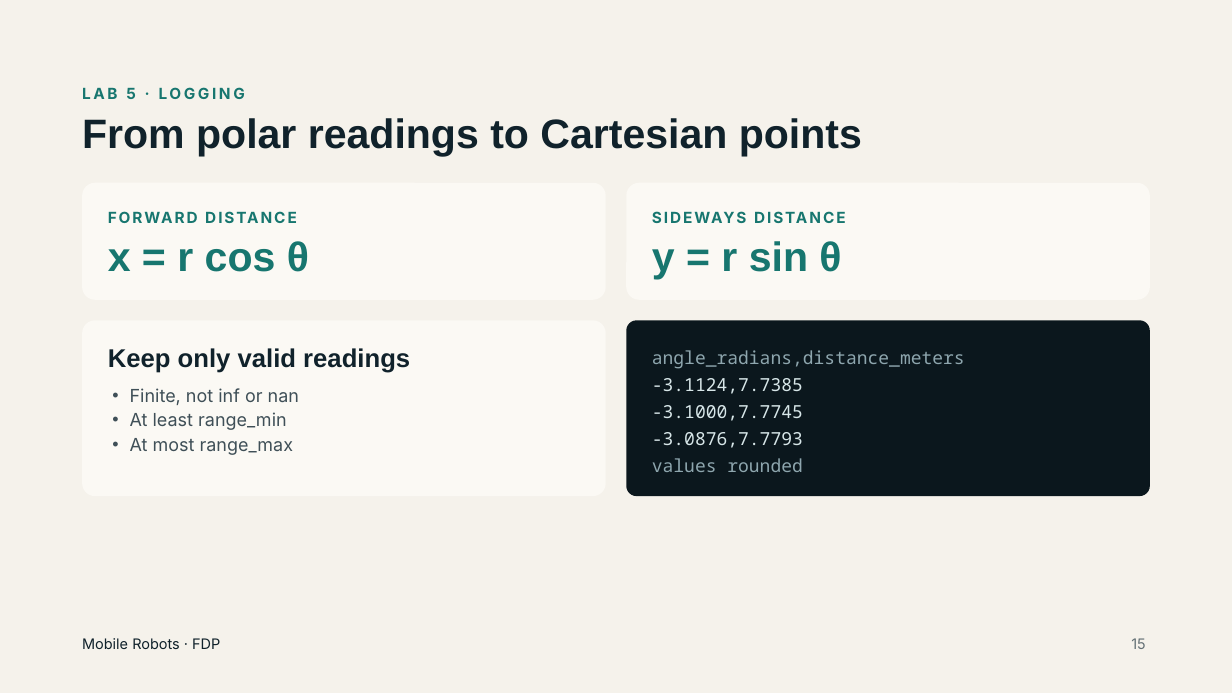
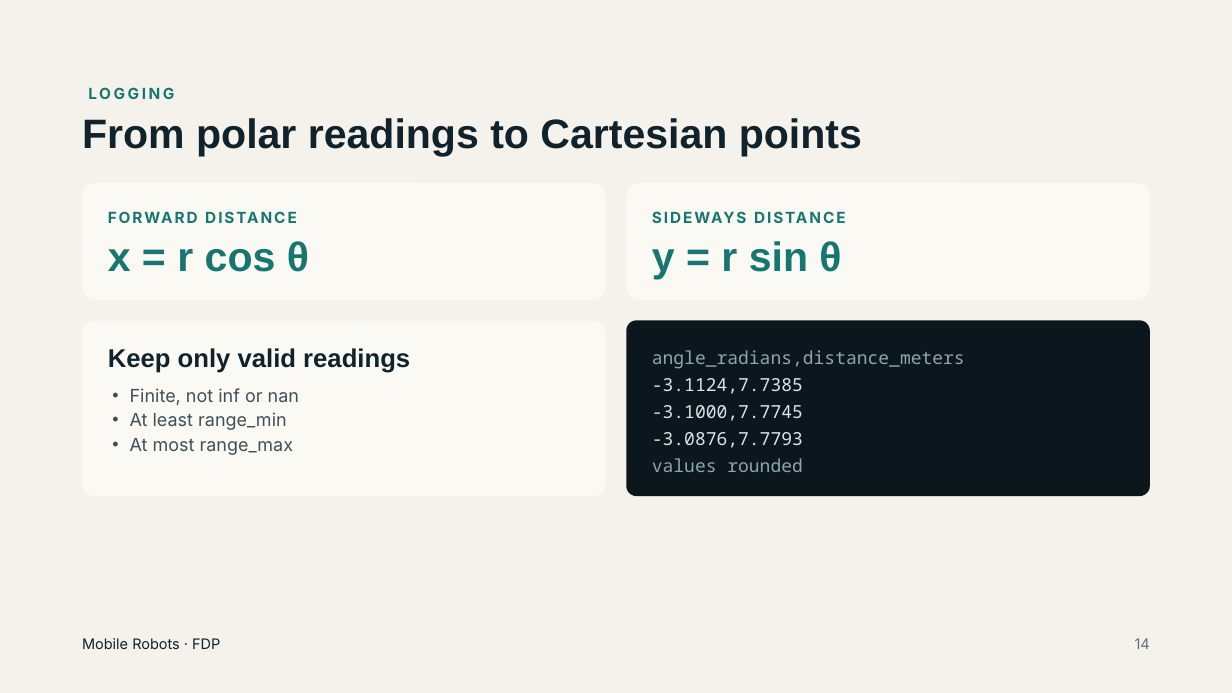
Before and after one commit to HariniSriraman/FDP-Mobile-Robot, a slide deck: slide 14 of FDP-MobileRobots.pptx (slide 15 before the commit). Drawn at 1232x693 pixels with LibreOffice and Linux fonts; fonts in the diff are those of the drawing. Boxes give left, top, right and bottom in pixels: in the first picture for what was removed or moved away, otherwise in the second. Text is boxed around its words. In the diff, an @@ line names an element or a change of style, - is before the commit and + after.

```diff
--- a/FDP-MobileRobots.pptx
+++ b/FDP-MobileRobots.pptx
@@ text at [88, 87, 174, 99]: text changed @@
-LAB 5 · LOGGING
+LOGGING
@@ text at [1135, 638, 1150, 649]: text changed @@
-15
+14
```
Also in this commit, not shown: 19 other slides changed, 3 slides removed.
